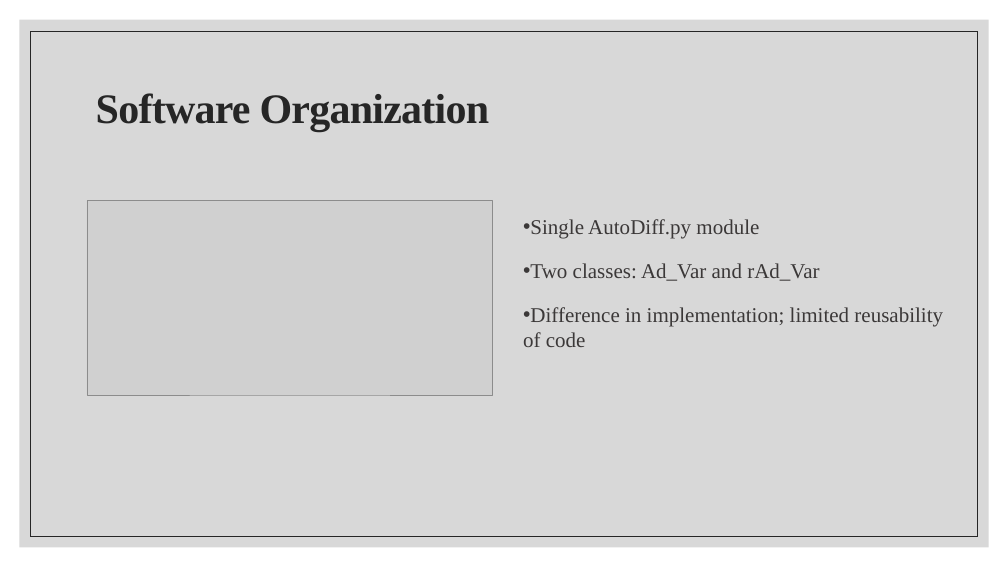
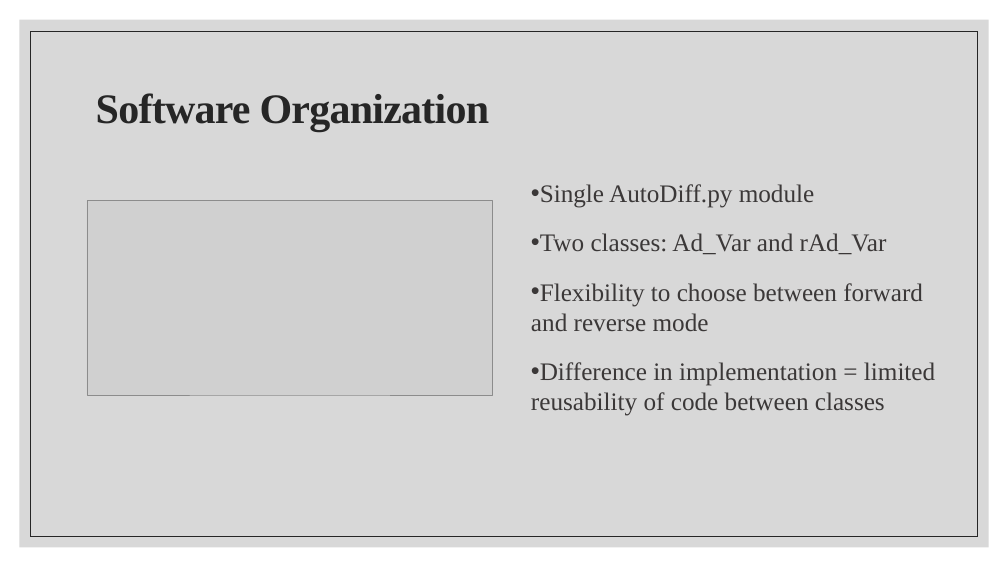
Before and after one commit to the-differentiators/cs207-FinalProject, a slide deck: slide 5 of docs/cs207-presentation_royce.pptx. Drawn at 1008x567 pixels with LibreOffice and Linux fonts; fonts in the diff are those of the drawing; grey boxes stand for pictures. Boxes give left, top, right and bottom in pixels: in the first picture for what was removed or moved away, otherwise in the second. Text is boxed around its words. In the diff, an @@ line names an element or a change of style, - is before the commit and + after.

Commit message:
Adding Royce's version of PPT v2

```diff
--- a/docs/cs207-presentation_royce.pptx
+++ b/docs/cs207-presentation_royce.pptx
@@ text "Single AutoDiff.py module": place and size @@
-text "Single AutoDiff.py module" at (523,219,943,347)
+text "Single AutoDiff.py module" at (531,184,935,416)
@@ text at (540,184,887,255): size 20 to 24 pt in "Single AutoDiff.py module", "Two classes: Ad_Var and rAd_Var" @@
@@ text at (531,283,935,416): text changed; size 20 to 24 pt @@
-• Difference in implementation; limited reusability of code
+• Flexibility to choose between forward and reverse mode
+• Difference in implementation = limited reusability of code between classes
```
